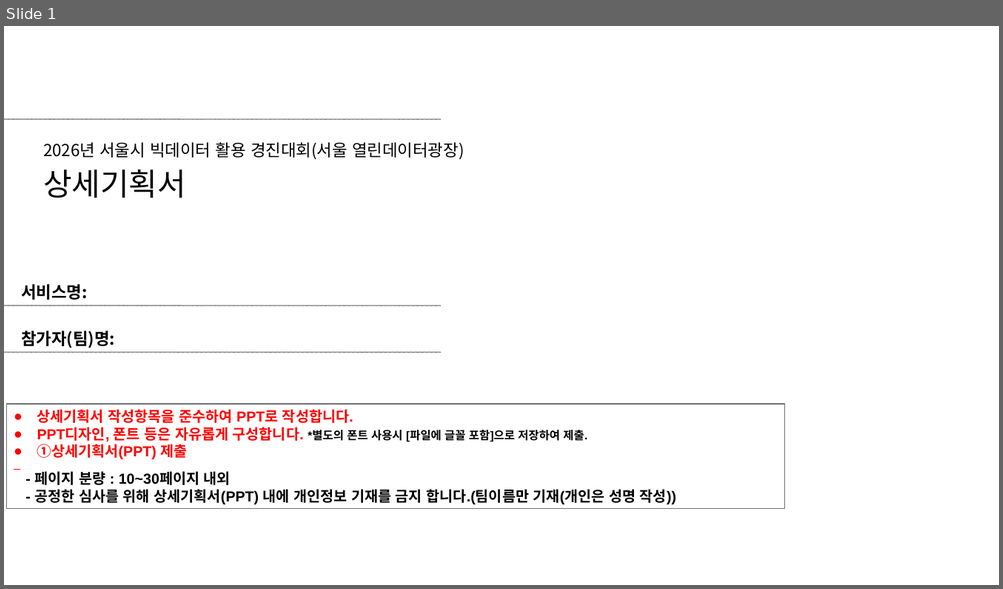
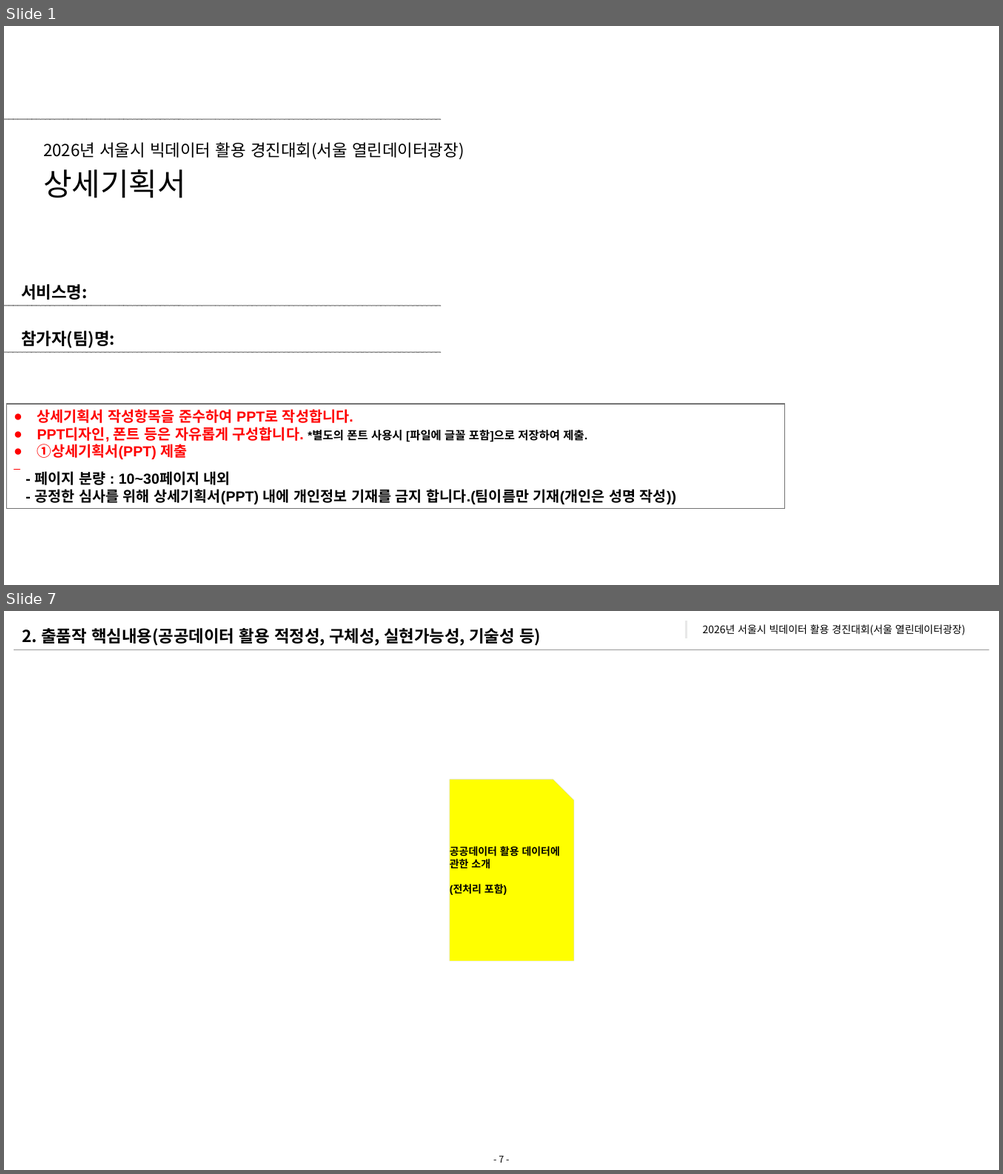
Before and after one commit to 2026-DSLab/2026-Seoul-Bigdata-Contest, a slide deck: 제출서류/[2026 서울시 빅데이터 활용 경진대회_창업부분]_팀명_서비스명_상세기획서.ppt. Shown one above the other, each under a label of ours: slide 1 before the commit, slides 1 and 7 after it; the slides between them are not shown. The pictures are 1003x589 and 1003x1174 pixels, drawn with LibreOffice and Linux fonts; fonts in the diff are those of the drawing; background and template pictures are left out. Boxes give left, top, right and bottom in pixels: in the first picture for what was removed or moved away, otherwise in the second. Text is boxed around its words. In the diff, an @@ line names an element or a change of style, - is before the commit and + after.

```diff
--- a/제출서류/[2026 서울시 빅데이터 활용 경진대회_창업부분]_팀명_서비스명_상세기획서.ppt
+++ b/제출서류/[2026 서울시 빅데이터 활용 경진대회_창업부분]_팀명_서비스명_상세기획서.ppt
@@ slide 7 added at box(4, 611, 999, 1170), background #FFFFFF @@
@@ text added at box(22, 628, 540, 646), 16 pt, text #000000, bold @@
+2. 출품작 핵심내용(공공데이터 활용 적정성, 구체성, 실현가능성, 기술성 등)
@@ rectangle added at box(684, 620, 688, 640), fill #E8E8E8, outline #FEFFFE 2.01 pt @@
@@ text added at box(703, 624, 965, 635), 10 pt, text #000000 @@
+2026년 서울시 빅데이터 활용 경진대회(서울 열린데이터광장)
@@ line added from (14, 649) to (988, 649), #A6A6A6 0.99 pt @@
@@ freeform shape added at box(449, 780, 574, 962), fill #FFFF00, outline #D9D9D9 0.26 pt, 10 pt, text #000000, bold @@
+공공데이터 활용 데이터에 관한 소개
+(전처리 포함)
@@ page number added at box(498, 1156, 504, 1163), 9 pt, text #000000 @@
+- 7 -
```
Also in this commit, not shown: 18 other slides added, 7 slides removed.
